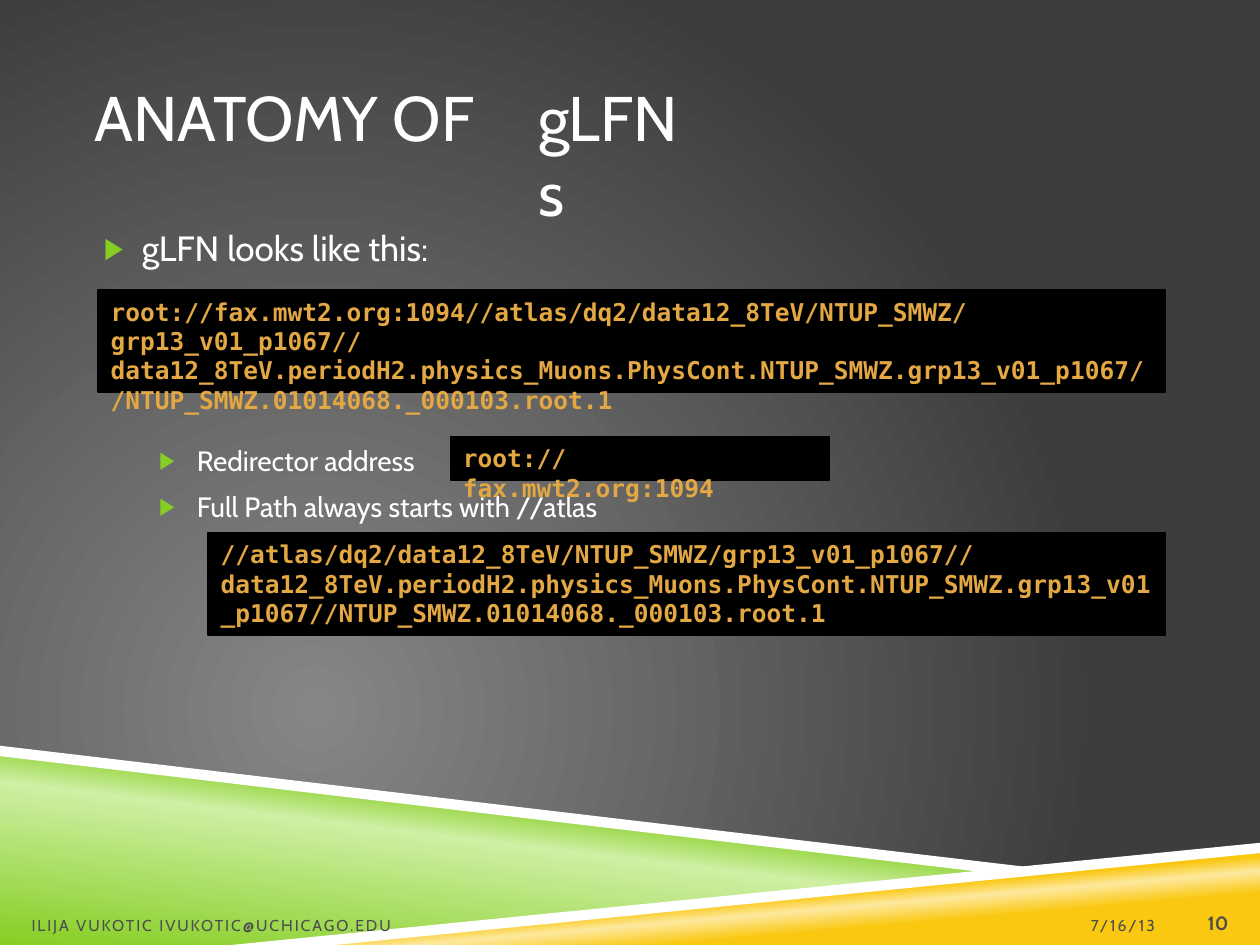
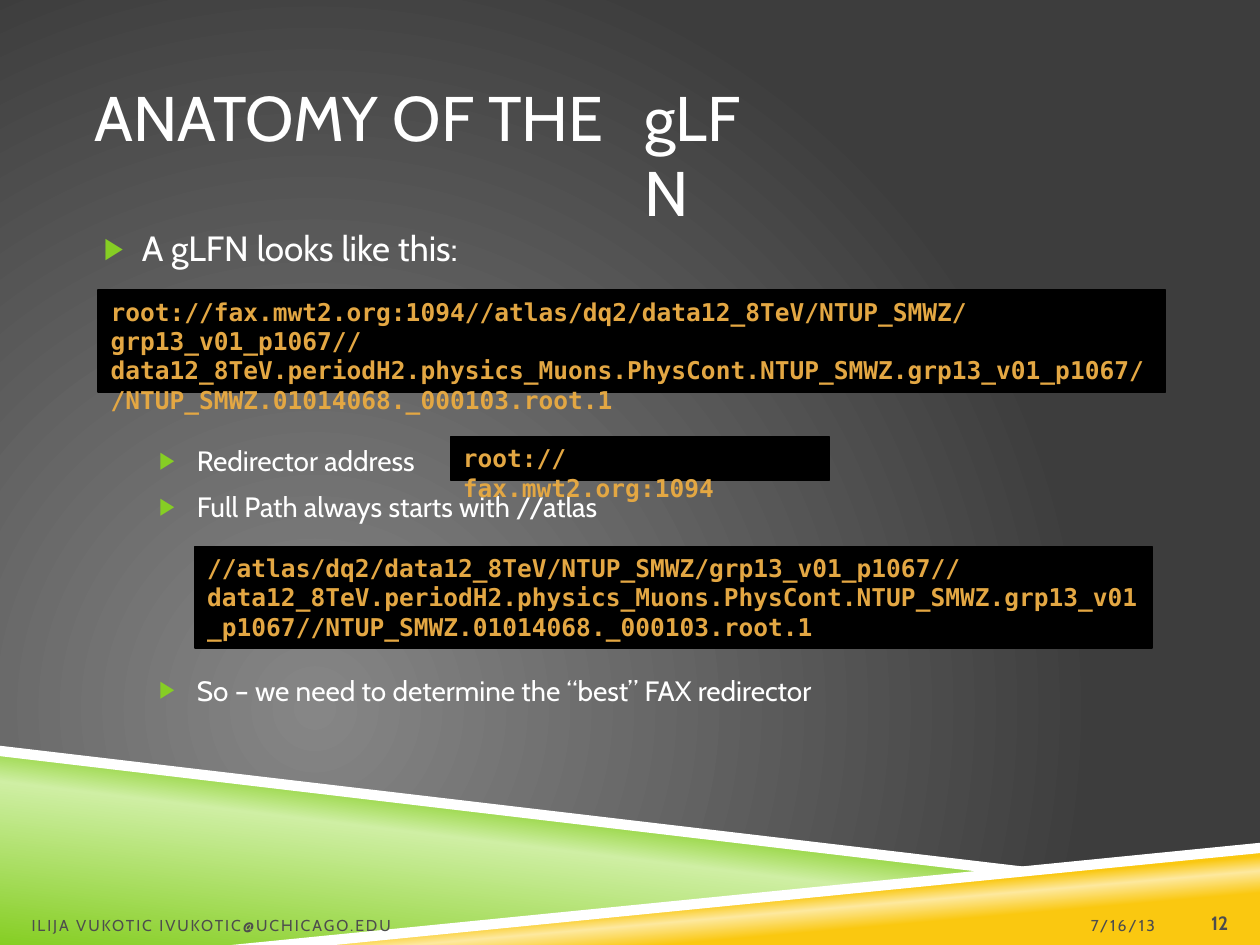
Before and after one commit to ivukotic/Tutorial, a slide deck: slide 12 of Tutorial.pptx (slide 10 before the commit). Drawn at 1260x945 pixels with LibreOffice and Linux fonts; fonts in the diff are those of the drawing; background and template pictures are left out. Boxes give left, top, right and bottom in pixels: in the first picture for what was removed or moved away, otherwise in the second. Text is boxed around its words. In the diff, an @@ line names an element or a change of style, - is before the commit and + after.

```diff
--- a/Tutorial.pptx
+++ b/Tutorial.pptx
@@ text at [633,72,796,161]: text changed @@
-gLFNs
+gLFN
@@ title at [94,96,603,142]: text changed @@
-ANATOMY OF
+ANATOMY OF THE
@@ text at [142,234,458,270]: text changed @@
-▶ gLFN looks like this:
+▶ A gLFN looks like this:
@@ rectangle "//atlas/dq2/data12_8TeV/NTUP_SMWZ/grp13_v01_p1067//data12_8T ...": place and size @@
-rectangle "//atlas/dq2/data12_8TeV/NTUP_SMWZ/grp13_v01_p1067//data12_8T ..." at [208,533,1166,635]
+rectangle "//atlas/dq2/data12_8TeV/NTUP_SMWZ/grp13_v01_p1067//data12_8T ..." at [195,547,1153,649]
@@ text at [197,680,811,702]: paragraph added @@
+  ▶ So – we need to determine the “best” FAX redirector
@@ page number at [1211,916,1228,930]: text changed @@
-10
+12
```
Also in this commit, not shown: 15 other slides changed, 4 slides added.
